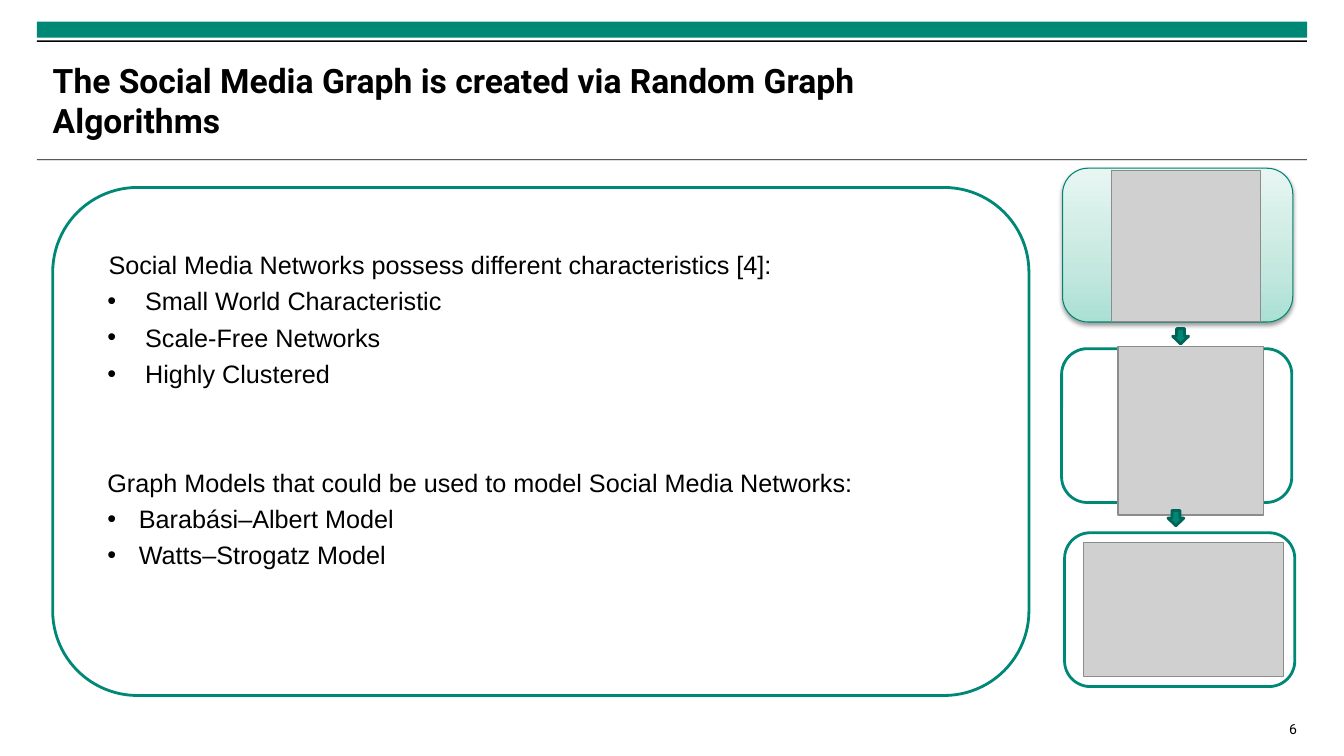
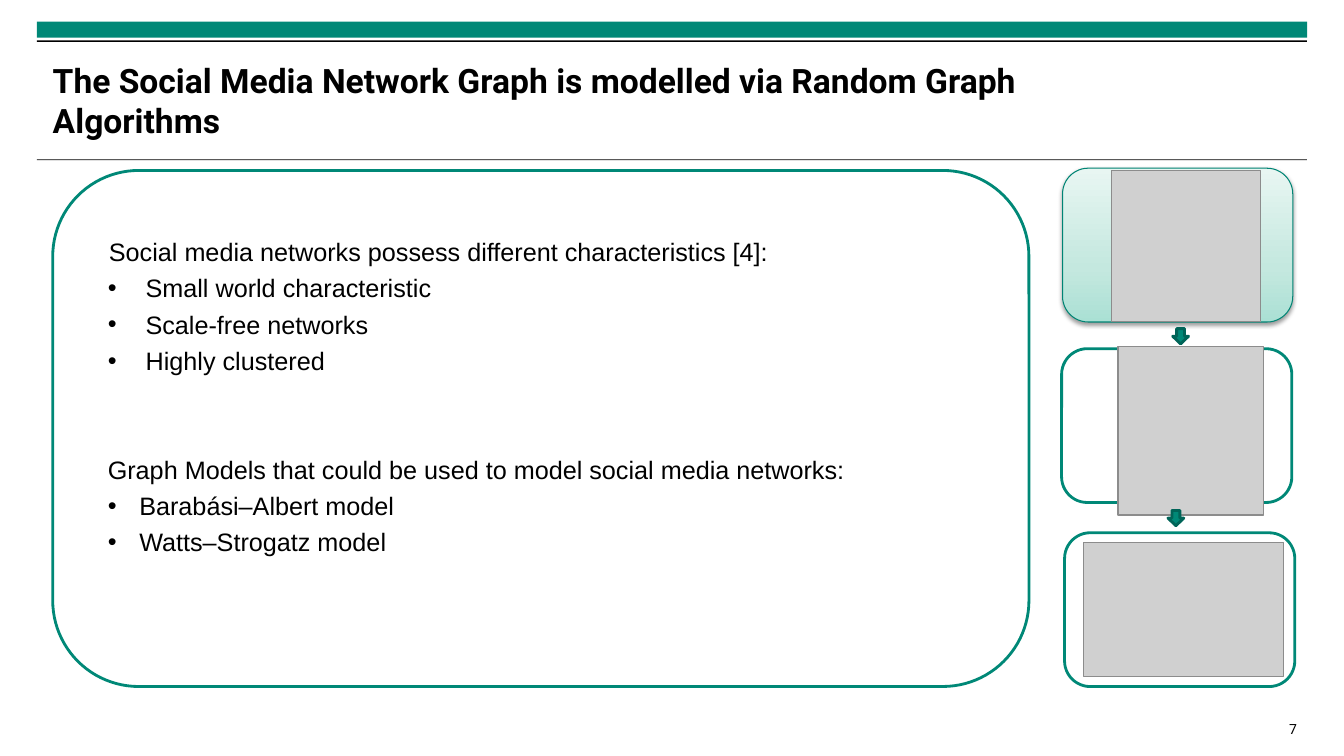
Before and after one commit to isabella-grieser/Modeling-and-Monitoring-Social-Media-Dynamics-to-predict-Electricity-Demand-Peaks, a slide deck: slide 7 of presentations/Zwischenpräsentation.pptx (slide 6 before the commit). Drawn at 1344x756 pixels with LibreOffice and Linux fonts; fonts in the diff are those of the drawing; grey boxes stand for pictures; background and template pictures are left out. Boxes give left, top, right and bottom in pixels: in the first picture for what was removed or moved away, otherwise in the second. Text is boxed around its words. In the diff, an @@ line names an element or a change of style, - is before the commit and + after.

```diff
--- a/presentations/Zwischenpräsentation.pptx
+++ b/presentations/Zwischenpräsentation.pptx
@@ title at [53, 67, 1015, 140]: text changed @@
-The Social Media Graph is created via Random Graph Algorithms
+The Social Media Network Graph is modelled via Random Graph Algorithms
@@ rounded rectangle "Social media networks possess different ...": place and size @@
-rounded rectangle "Social media networks possess different ..." at [52, 188, 1029, 696]
+rounded rectangle "Social media networks possess different ..." at [52, 170, 1029, 687]
@@ text in rounded rectangle at [108, 242, 844, 557]: text changed @@
-Social Media Networks possess different characteristics [4]:
-• Small World Characteristic
-• Scale-Free Networks
-• Highly Clustered
-Graph Models that could be used to model Social Media Networks:
-• Barabási–Albert Model
-• Watts–Strogatz Model
+Social media networks possess different characteristics [4]:
+• Small world characteristic
+• Scale-free networks
+• Highly clustered
+Graph Models that could be used to model social media networks:
+• Barabási–Albert model
+• Watts–Strogatz model
@@ page number at [1289, 724, 1297, 734]: text changed @@
-6
+7
```
Also in this commit, not shown: 11 other slides changed, 1 slide added, 9 other files.
